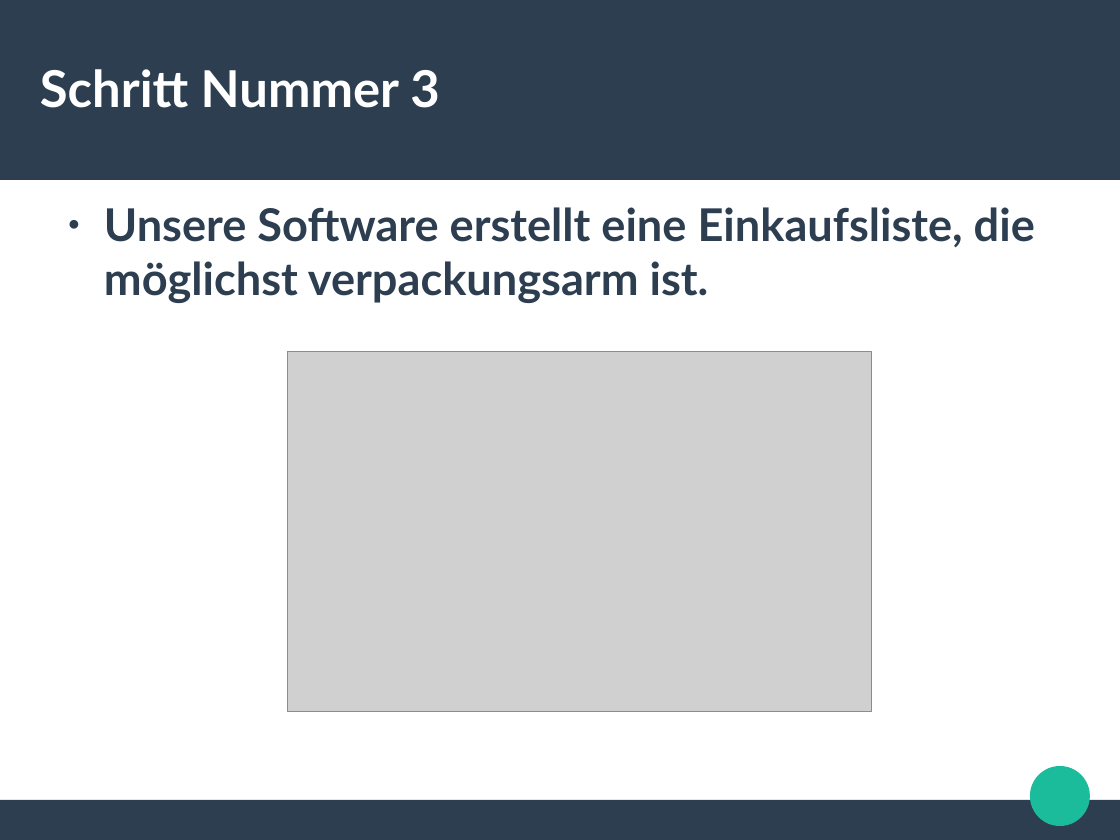
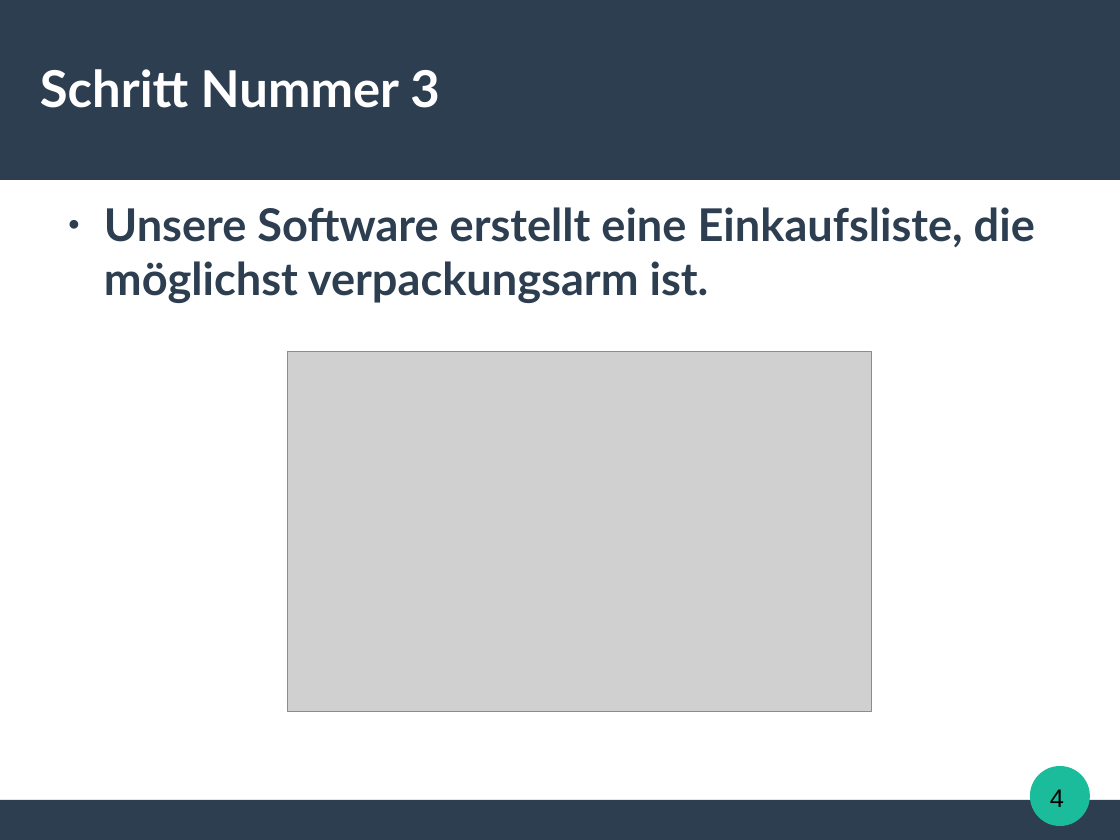
Before and after one commit to jenskuespert/KGSSB, a slide deck: slide 4 of SEB/Die_Einkaufsberater.odp. Drawn at 1120x840 pixels with LibreOffice and Linux fonts; fonts in the diff are those of the drawing; grey boxes stand for pictures. Boxes give left, top, right and bottom in pixels: in the first picture for what was removed or moved away, otherwise in the second. Text is boxed around its words. In the diff, an @@ line names an element or a change of style, - is before the commit and + after.

```diff
--- a/SEB/Die_Einkaufsberater.odp
+++ b/SEB/Die_Einkaufsberater.odp
@@ text added at [1050,789,1064,807], 18 pt, text #000000 @@
+4
```
Also in this commit, not shown: 3 other slides changed.
